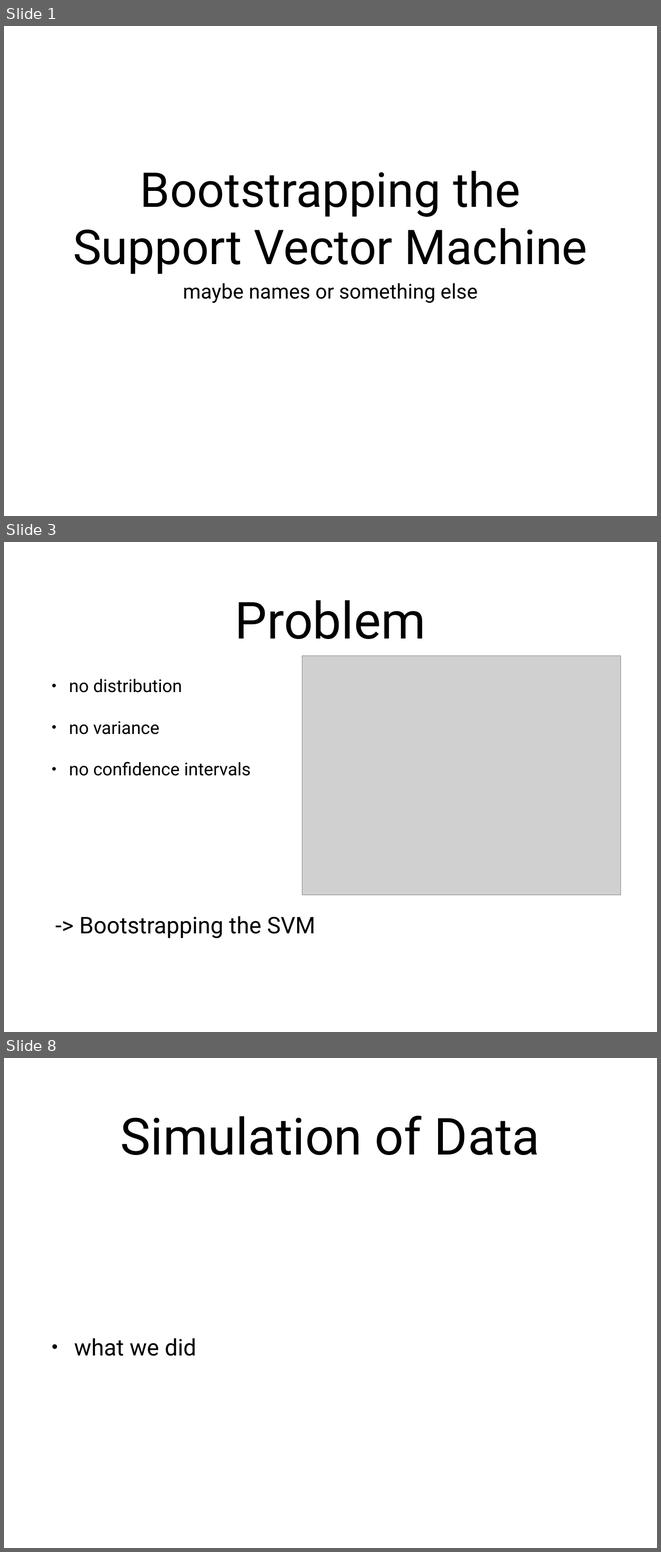
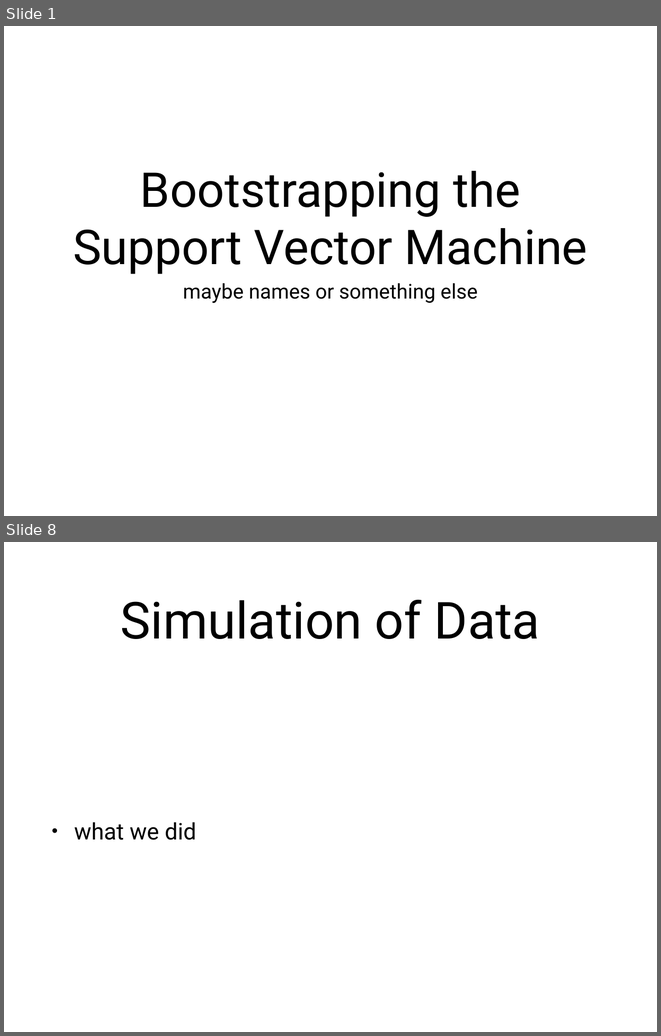
Before and after one commit to ThomasGoerttler/BootstrapingSVM, a slide deck: Präsentation/slides.pptx. Shown one above the other, each under a label of ours: slides 1, 3 and 8 before the commit, slides 1 and 8 after it; the slides between them are not shown. The pictures are 661x1552 and 661x1036 pixels, drawn with LibreOffice and Linux fonts; fonts in the diff are those of the drawing; grey boxes stand for pictures. Boxes give left, top, right and bottom in pixels: in the first picture for what was removed or moved away, otherwise in the second. Text is boxed around its words. In the diff, an @@ line names an element or a change of style, - is before the commit and + after.

```diff
--- a/Präsentation/slides.pptx
+++ b/Präsentation/slides.pptx
@@ slide 3 removed at [4,542,657,1032], background #FFFFFF @@
@@ title removed at [235,600,426,639] @@
-Problem
@@ picture removed at [302,656,621,895] @@
@@ text removed at [69,679,251,776] @@
-• no distribution
-• no variance
-• no confidence intervals
@@ text removed at [79,916,315,938] @@
--> Bootstrapping the SVM
```
Also in this commit, not shown: 8 slides changed, 3 slides added, 2 other slides removed, 36 other files.
